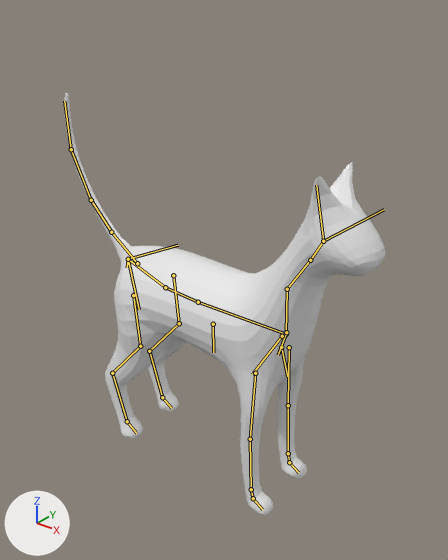
What one commit did to the Blender file Cat.blend.
Both versions are drawn from a camera (50 mm lens) standing at (2.24, -3.64, 3.86) and looking at (-0.88, 0.26, 1.43). The axes (+X, +Y, +Z) are drawn at lower left. The lights are the same throughout. The bones that bend it are drawn over the model as lines.

The first picture shows 'Cat'.
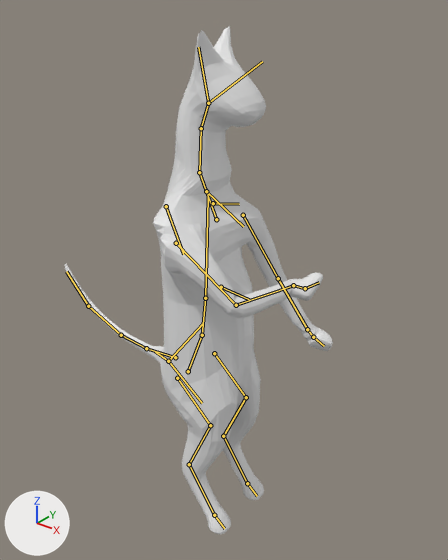
The newer file adds an action. The first version stands in its rest pose; the second is drawn at frame 0 of the action 'TriggerShotgun'.

What differs and where, as boxes [x1, y1, x2, y2] in the pictures (448 x 560 px):
'Cat', posed (16% narrower, 20% taller)
    before: [64, 93, 385, 515]
    after: [65, 26, 333, 534]
bone 'spine', root to tip
    before: (128, 259) to (165, 287)
    after: (188, 371) to (202, 335)
bone 'tail.001', root to tip
    before: (137, 263) to (111, 232)
    after: (175, 357) to (146, 348)
bone 'spine.001', root to tip
    before: (165, 287) to (198, 302)
    after: (202, 335) to (205, 298)
bone 'spine.002', root to tip
    before: (198, 302) to (286, 334)
    after: (205, 298) to (208, 197)
bone 'spine.003', root to tip
    before: (286, 334) to (287, 289)
    after: (216, 219) to (199, 172)
bone 'belly.C', root to tip
    before: (213, 324) to (213, 352)
    after: (221, 287) to (249, 299)
bone 'pelvis.L', root to tip
    before: (128, 259) to (178, 245)
    after: (168, 361) to (203, 323)
bone 'shin.L', root to tip
    before: (179, 323) to (149, 351)
    after: (246, 397) to (223, 436)
bone 'r_toe.L', root to tip
    before: (162, 397) to (171, 408)
    after: (247, 483) to (257, 496)
bone 'pelvis.R', root to tip
    before: (128, 259) to (127, 267)
    after: (168, 361) to (155, 352)
bone 'shin.R', root to tip
    before: (140, 346) to (112, 373)
    after: (210, 425) to (189, 464)
bone 'r_toe.R', root to tip
    before: (127, 421) to (136, 433)
    after: (214, 515) to (224, 528)
bone 'pelvis.C', root to tip
    before: (128, 259) to (139, 309)
    after: (168, 361) to (202, 403)
bone 'spine.004', root to tip
    before: (287, 289) to (310, 260)
    after: (199, 172) to (201, 128)
bone 'spine.005', root to tip
    before: (310, 260) to (323, 241)
    after: (201, 128) to (208, 103)
bone 'spine.006', root to tip
    before: (323, 241) to (384, 209)
    after: (208, 103) to (262, 61)
bone 'Breast.C', root to tip
    before: (281, 347) to (287, 376)
    after: (213, 203) to (239, 204)
bone 'shoulder.L', root to tip
    before: (286, 332) to (278, 355)
    after: (206, 191) to (243, 226)
bone 'upper_arm.L', root to tip
    before: (289, 347) to (288, 405)
    after: (243, 215) to (278, 278)
bone 'forearm.L', root to tip
    before: (288, 405) to (288, 453)
    after: (278, 278) to (307, 329)
bone 'hand.L', root to tip
    before: (288, 453) to (289, 462)
    after: (307, 329) to (313, 337)
bone 'f_toe.L', root to tip
    before: (289, 462) to (298, 472)
    after: (313, 337) to (324, 346)
bone 'shoulder.R', root to tip
    before: (282, 336) to (252, 374)
    after: (166, 206) to (183, 254)
bone 'upper_arm.R', root to tip
    before: (255, 373) to (250, 439)
    after: (176, 243) to (236, 305)
bone 'forearm.R', root to tip
    before: (250, 439) to (251, 489)
    after: (236, 305) to (293, 285)
bone 'f_toe.R', root to tip
    before: (253, 498) to (262, 509)
    after: (305, 288) to (319, 282)

What the commit changed:
Bone 'spine' (bone_spine) moves from (0.0, 0.0, 0.0) to (0.0, 0.1489, 0.1061).
Bone 'spine' (bone_spine) turns from (0, 0, 0) to (-86, 0, 0) degrees about its own x, y and z.
Bone 'tail.001' (bone_tail_001) moves from (0.0, 0.0, 0.0) to (0.0, -0.1299, -0.069).
Bone 'tail.001' (bone_tail_001) turns from (0, 0, 0) to (-43, 0, 0) degrees about its own x, y and z.
Bone 'spine.001' (bone_spine_001) moves from (0.0, 0.0, 0.0) to (0.0, 0.0679, 0.048).
Bone 'spine.001' (bone_spine_001) turns from (0, 0, 0) to (-86, 0, 0) degrees about its own x, y and z.
Bone 'spine.002' (bone_spine_002) moves from (0.0, 0.0, 0.0) to (0.0, 0.0137, -0.0098).
Bone 'spine.002' (bone_spine_002) turns from (0, 0, 0) to (-86, 0, 0) degrees about its own x, y and z.
Bone 'spine.003' (bone_spine_003) moves from (0.0, 0.0, 0.0) to (0.0, 0.1253, -0.1031).
Bone 'spine.003' (bone_spine_003) turns from (0, 0, 0) to (-24, 0, 0) degrees about its own x, y and z.
Bone 'belly.C' (bone_belly_c) moves from (0.0, 0.0, 0.0) to (0.0, -0.0588, -0.0133).
Bone 'belly.C' (bone_belly_c) turns from (0, 0, 0) to (-86, 0, 0) degrees about its own x, y and z.
Bone 'pelvis.L' (bone_pelvis_l) moves from (0.0, 0.0, 0.0) to (-0.0497, 0.0126, 0.1527).
Bone 'pelvis.L' (bone_pelvis_l) turns from (0, 0, 0) to (-32, -29, 0) degrees about its own x, y and z.
Bone 'shin.L' (bone_shin_l) turns from (0, 0, 0) to (-26, 0, 0) degrees about its own x, y and z.
Bone 'r_toe.L' (bone_r_toe_l) turns from (0, 0, 0) to (-21, 0, 0) degrees about its own x, y and z.
Bone 'pelvis.R' (bone_pelvis_r) moves from (0.0, 0.0, 0.0) to (0.0497, 0.0126, 0.1527).
Bone 'pelvis.R' (bone_pelvis_r) turns from (0, 0, 0) to (-32, 29, 0) degrees about its own x, y and z.
Bone 'shin.R' (bone_shin_r) turns from (0, 0, 0) to (-26, 0, 0) degrees about its own x, y and z.
Bone 'r_toe.R' (bone_r_toe_r) turns from (0, 0, 0) to (-21, 0, 0) degrees about its own x, y and z.
Bone 'pelvis.C' (bone_pelvis_c) moves from (0.0, 0.0, 0.0) to (0.0, 0.1554, -0.0424).
Bone 'pelvis.C' (bone_pelvis_c) turns from (0, 0, 0) to (-43, 0, 0) degrees about its own x, y and z.
Bone 'spine.004' (bone_spine_004) moves from (0.0, 0.0, 0.0) to (0.0, 0.027, -0.1729).
Bone 'spine.004' (bone_spine_004) turns from (0, 0, 0) to (-31, 24, -13) degrees about its own x, y and z.
Bone 'spine.005' (bone_spine_005) turns from (0, 0, 0) to (17, -22, -21) degrees about its own x, y and z.
Bone 'spine.006' (bone_spine_006) turns from (0, 0, 0) to (20, 18, 10) degrees about its own x, y and z.
Bone 'Breast.C' (bone_breast_c) moves from (0.0, 0.0, 0.0) to (0.0, -0.1845, 0.0594).
Bone 'Breast.C' (bone_breast_c) turns from (0, 0, 0) to (-86, 0, 0) degrees about its own x, y and z.
Bone 'shoulder.L' (bone_shoulder_l) moves from (0.0, 0.0, 0.0) to (-0.146, -0.0602, -0.1274).
Bone 'shoulder.L' (bone_shoulder_l) turns from (0, 0, 0) to (57, -9, -56) degrees about its own x, y and z.
Bone 'upper_arm.L' (bone_upper_arm_l) turns from (0, 0, 0) to (-45, 14, 20) degrees about its own x, y and z.
Bone 'forearm.L' (bone_forearm_l) turns from (0, 0, 0) to (0, -19, 1) degrees about its own x, y and z.
Bone 'hand.L' (bone_hand_l) turns from (0, 0, 0) to (-6, -42, 12) degrees about its own x, y and z.
Bone 'f_toe.L' (bone_f_toe_l) turns from (0, 0, 0) to (-53, -16, -35) degrees about its own x, y and z.
Bone 'shoulder.R' (bone_shoulder_r) moves from (0.0, 0.0, 0.0) to (0.1677, -0.0496, -0.1114).
Bone 'shoulder.R' (bone_shoulder_r) turns from (0, 0, 0) to (55, -15, 44) degrees about its own x, y and z.
Bone 'upper_arm.R' (bone_upper_arm_r) turns from (0, 0, 0) to (-17, -25, 20) degrees about its own x, y and z.
Bone 'forearm.R' (bone_forearm_r) turns from (0, 0, 0) to (64, -32, -8) degrees about its own x, y and z.
Bone 'f_toe.R' (bone_f_toe_r) turns from (0, 0, 0) to (-61, 30, -9) degrees about its own x, y and z.
